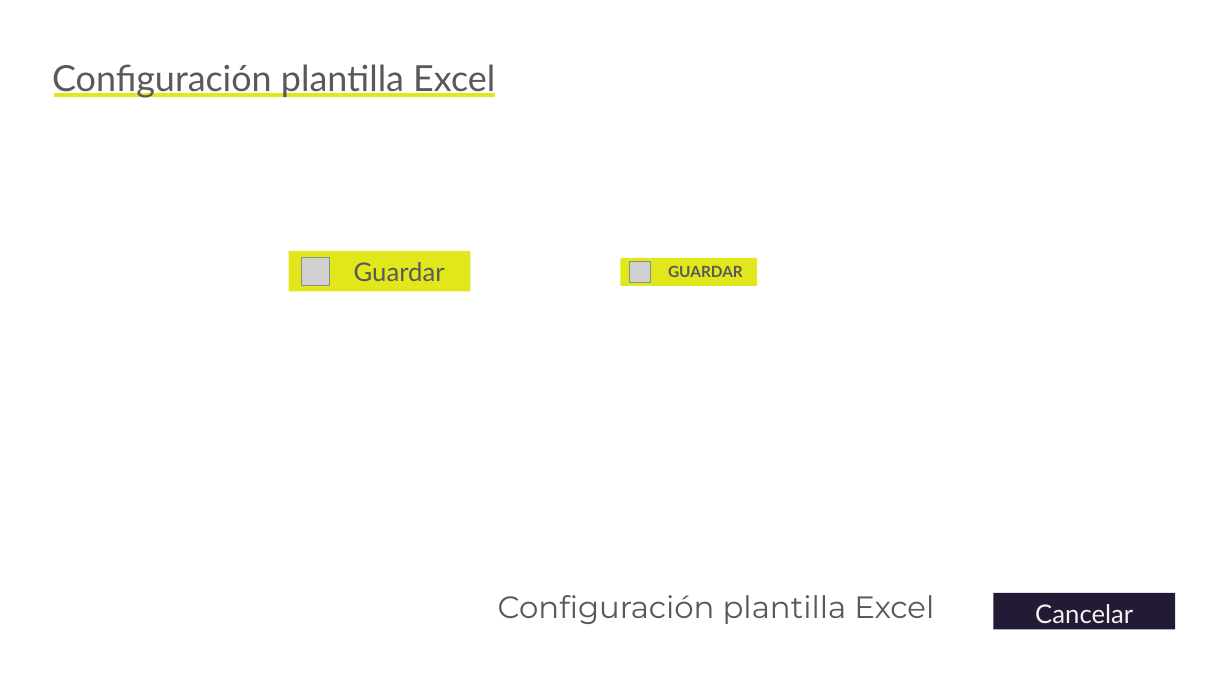
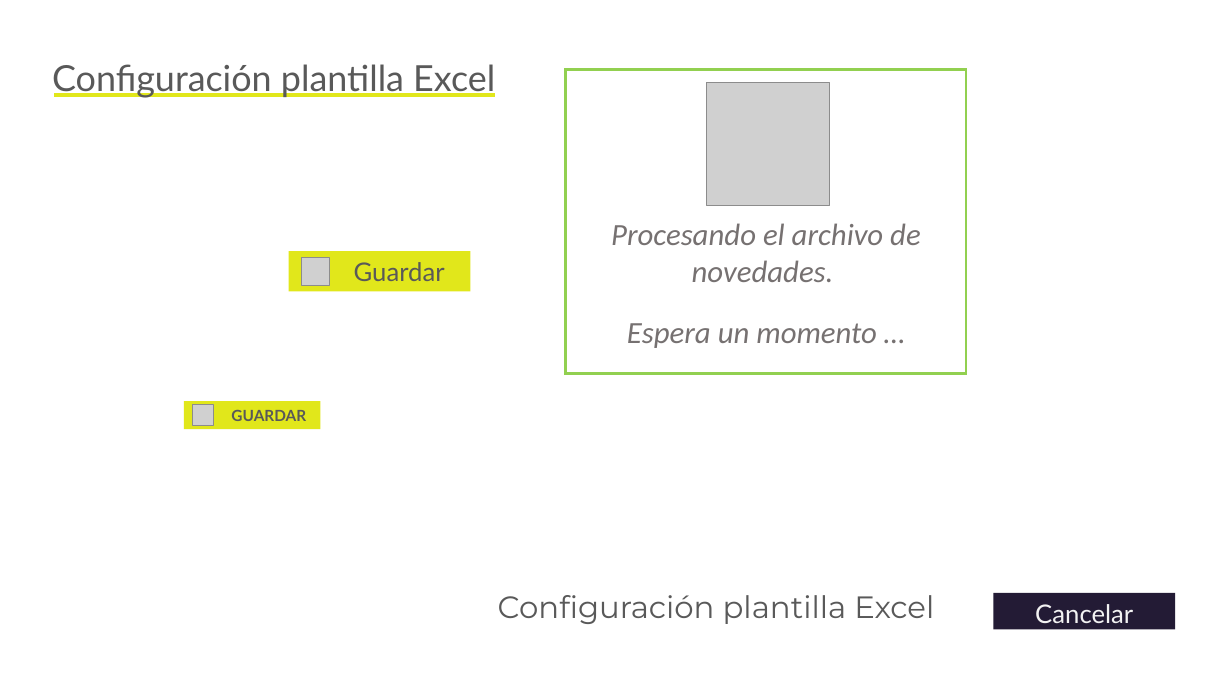
Before and after one commit to edisonude/quipuxNovedades, a slide deck: slide 3 of designs/Designs.pptx (slide 2 before the commit). Drawn at 1232x693 pixels with LibreOffice and Linux fonts; fonts in the diff are those of the drawing; grey boxes stand for pictures. Boxes give left, top, right and bottom in pixels: in the first picture for what was removed or moved away, otherwise in the second. Text is boxed around its words. In the diff, an @@ line names an element or a change of style, - is before the commit and + after.

```diff
--- a/designs/Designs.pptx
+++ b/designs/Designs.pptx
@@ rectangle added at box(567, 69, 967, 374), fill #FFFFFF, outline #92D050 2.25 pt @@
@@ picture added at box(707, 83, 830, 206) @@
@@ text added at box(611, 223, 921, 348), 24 pt, text #767171, italic @@
+Procesando el archivo de novedades.
+Espera un momento …
@@ rectangle "GUARDAR": place and size @@
-rectangle "GUARDAR" at box(621, 258, 758, 286)
+rectangle "GUARDAR" at box(184, 401, 321, 429)
@@ picture: place and size @@
-picture at box(629, 262, 651, 283)
+picture at box(193, 405, 214, 426)
```
Also in this commit, not shown: 3 slides added, 16 other files.
